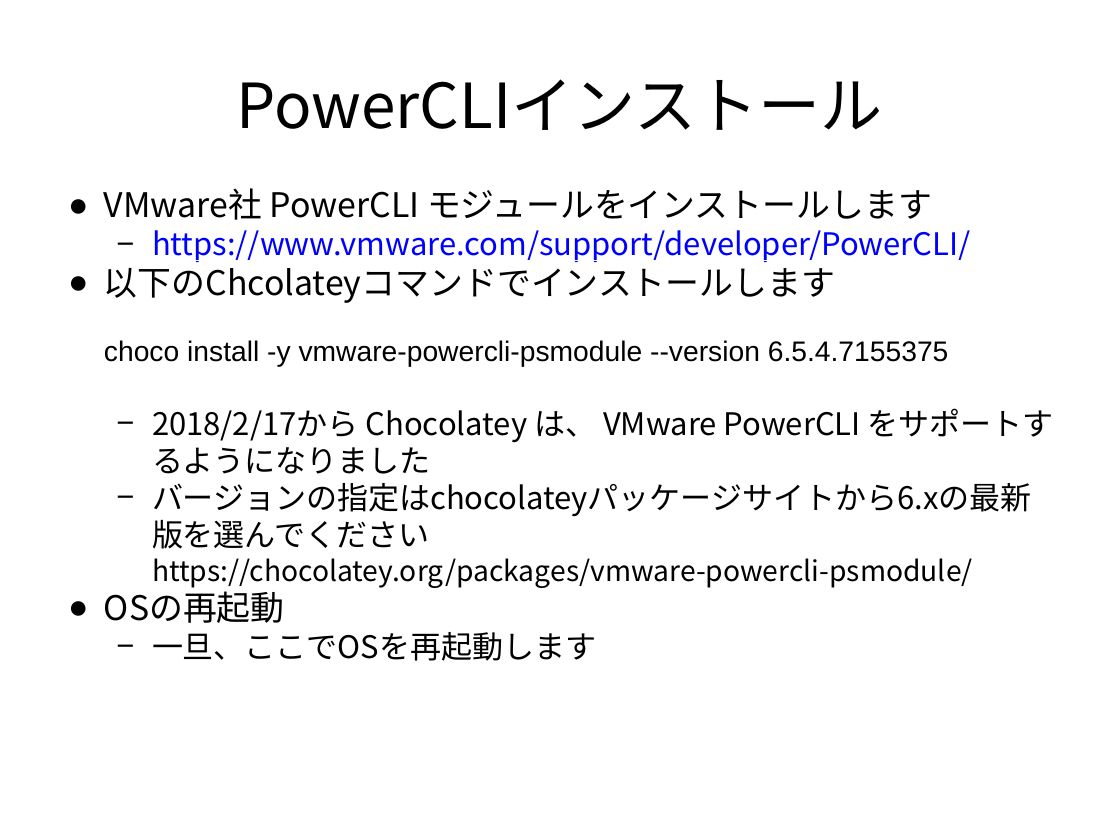
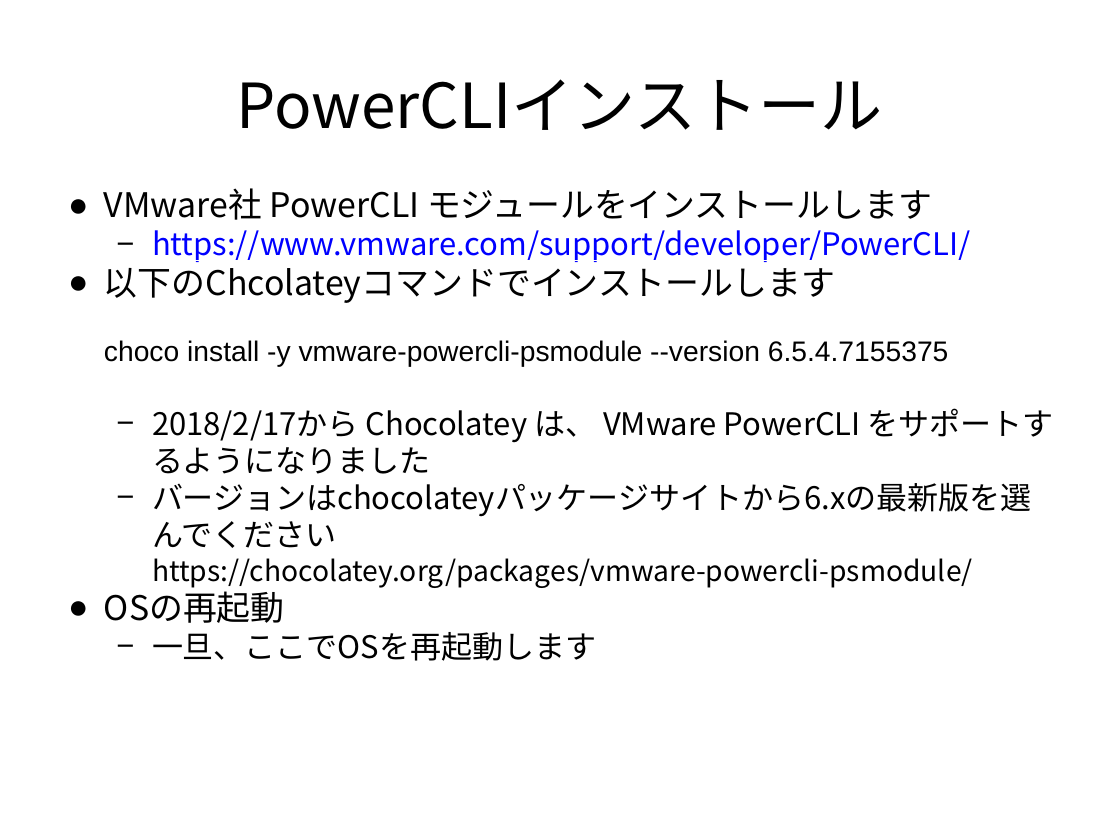
Before and after one commit to frsw3nr/gradle-server-acceptance, a slide deck: slide 14 of docs/jp/tutorial_test_pc.pptx. Drawn at 1120x840 pixels with LibreOffice and Linux fonts; fonts in the diff are those of the drawing. Boxes give left, top, right and bottom in pixels: in the first picture for what was removed or moved away, otherwise in the second. Text is boxed around its words. In the diff, an @@ line names an element or a change of style, - is before the commit and + after.

```diff
--- a/docs/jp/tutorial_test_pc.pptx
+++ b/docs/jp/tutorial_test_pc.pptx
@@ text at (x1=152, y1=483, x2=1031, y2=588): text changed @@
-  − バージョンの指定はchocolateyパッケージサイトから6.xの最新版を選んでください
-    https://chocolatey.org/packages/vmware-powercli-psmodule/
+  − バージョンはchocolateyパッケージサイトから6.xの最新版を選んでください
+    https://chocolatey.org/packages/vmware-powercli-psmodule/
```
Also in this commit, not shown: 2 other slides changed, 5 slides added, 2 other files.
